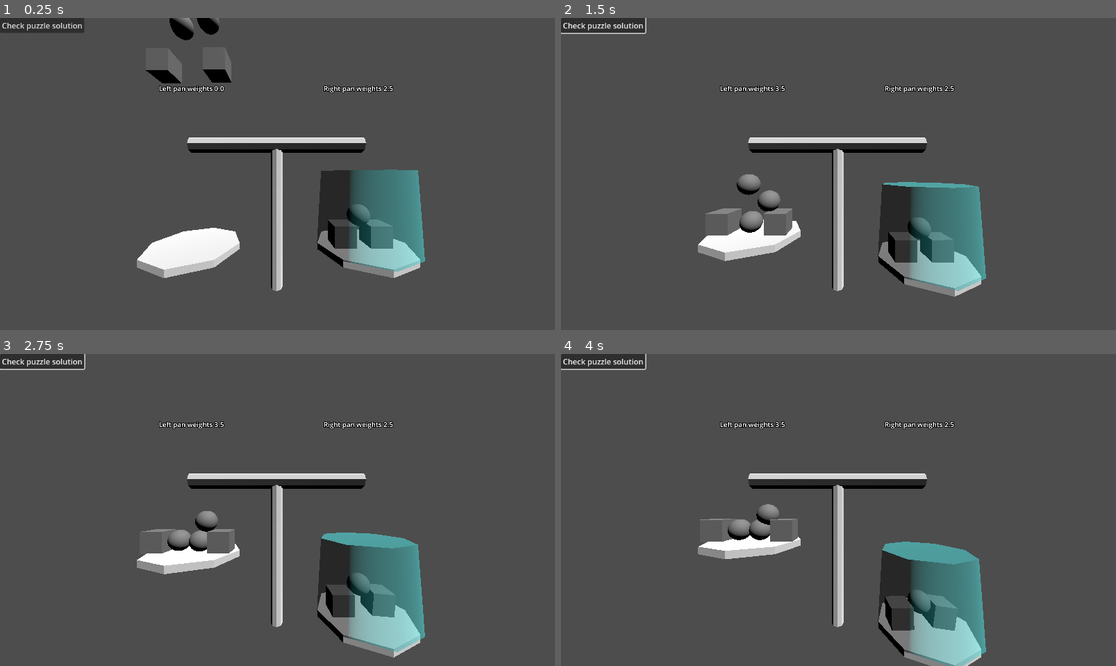
Above: before the commit, frames 1-4 (two rows, left to right).
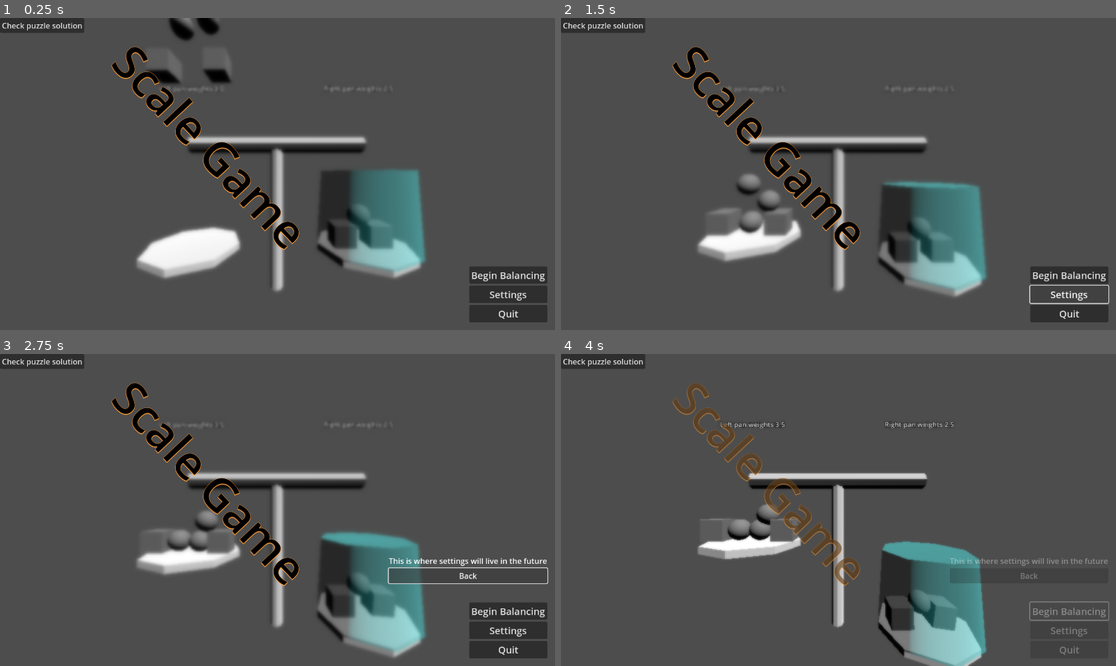
Above: after the commit, the same moments.

Repository: camd67/scale-game
Game: Godot game, scene res://scene/main/main.tscn
Two runs of this game, one before a commit and one after it. Both use one fixed random seed, a clock stepped at 60 frames per second and the inputs below. This scene is started directly instead of the project's main scene.
Inputs (mouse positions are in pixels of both pictures, inside the frame that each line leads up to):
- Up to frame 1 (0.25 s): no input
- Up to frame 2 (1.5 s): click "Check puzzle solution" at 0.5 s; click (1071, 295) at 1.25 s, where only the run after the commit has a clickable "Settings"
- Up to frame 3 (2.75 s): click (466, 575) at 2 s, where only the run after the commit has a clickable "Back"
- Up to frame 4 (4 s): click (1071, 609) at 2.75 s, where only the run after the commit has a clickable "Begin Balancing"; click (1071, 609) at 3.5 s, where only the run after the commit has a clickable "Begin Balancing"

The runs differ from the first frame. In frame 1, 7.1% of the frame differs, in the area x 20-99%, y 0-98%; in frame 2, 6.8%; in frame 3, 8.1%, in the area x 0-99%, y 0-98%; in frame 4, 3.9%.

Commit message:
Add main menu

Diff:
--- a/scene/main/main.tscn
+++ b/scene/main/main.tscn
@@ -1,11 +1,14 @@
-[gd_scene load_steps=5 format=3 uid="uid://co1nhvml5ve6y"]
+[gd_scene load_steps=6 format=3 uid="uid://co1nhvml5ve6y"]
 
 [ext_resource type="PackedScene" uid="uid://ce6b0dfduypqr" path="res://scene/scale/scale.tscn" id="1_ceiqc"]
+[ext_resource type="PackedScene" uid="uid://dhgqdwpcy37iw" path="res://scene/ui/main_menu/main_menu.tscn" id="1_x18xv"]
 [ext_resource type="PackedScene" uid="uid://dbr2vgtnsucf0" path="res://scene/grabber/grabber.tscn" id="2_ygo0o"]
 [ext_resource type="PackedScene" uid="uid://4ej2b1sscx27" path="res://scene/draggable_entities/debug_box/debug_box.tscn" id="3_ohibm"]
 [ext_resource type="PackedScene" uid="uid://d3pwgvo15efba" path="res://scene/draggable_entities/debug_sphere/debug_sphere.tscn" id="4_oldih"]
 
 [node name="Main" type="Node3D"]
+
+[node name="MainMenu" parent="." instance=ExtResource("1_x18xv")]
 
 [node name="Grabber" parent="." node_paths=PackedStringArray("camera") instance=ExtResource("2_ygo0o")]
 camera = NodePath("../Camera3D")
--- /dev/null
+++ b/scene/ui/main_menu/main_menu.gd
@@ -0,0 +1,15 @@
+extends Control
+
+@onready var animation_player: AnimationPlayer = $AnimationPlayer
+
+
+func _on_play_button_pressed() -> void:
+	animation_player.play("remove_main_menu")
+
+
+func _on_settings_button_pressed() -> void:
+	animation_player.play("settings_in")
+
+
+func _on_quit_button_pressed() -> void:
+	get_tree().quit()
--- /dev/null
+++ b/scene/ui/main_menu/main_menu.gdshader
@@ -0,0 +1,36 @@
+shader_type canvas_item;
+
+uniform sampler2D SCREEN_TEXTURE : hint_screen_texture;
+uniform float strength = 3.0;
+uniform float lod: hint_range(0.0, 5) = 0.0;
+
+vec4 blur_size(sampler2D tex,vec2 fragCoord, vec2 pixelSize) {
+	// This was not working well when animated
+    vec4 color = vec4(0.,0.,0.,0.);
+
+    vec2 pixel = fragCoord/pixelSize;
+    int x_min = max(int(pixel.x-strength), 0);
+    int x_max = min(int(pixel.x+strength), int(1./pixelSize.x));
+    int y_min = max(int(pixel.y-strength), 0);
+    int y_max = min(int(pixel.y+strength), int(1./pixelSize.y));
+
+    int count =0;
+
+    // Sum the pixels colors
+    for(int x=x_min; x <= x_max; x++) {
+        for(int y = y_min; y <= y_max; y++) {
+            color += texture(tex, vec2(float(x), float(y)) * pixelSize);
+            count++;
+        }
+    }
+
+    // Divide the color by the number of colors you summed up
+    color /= float(count);
+
+    return color;
+}
+
+void fragment() {
+    //COLOR = blur_size(SCREEN_TEXTURE,SCREEN_UV,SCREEN_PIXEL_SIZE);
+	COLOR = texture(SCREEN_TEXTURE, SCREEN_UV, lod);
+}
--- /dev/null
+++ b/scene/ui/main_menu/main_menu.tscn
@@ -0,0 +1,211 @@
+[gd_scene load_steps=8 format=3 uid="uid://dhgqdwpcy37iw"]
+
+[ext_resource type="Script" path="res://scene/ui/main_menu/main_menu.gd" id="1_ay1vl"]
+[ext_resource type="Shader" path="res://scene/ui/main_menu/main_menu.gdshader" id="2_lsi7y"]
+
+[sub_resource type="Animation" id="Animation_c48ut"]
+length = 0.001
+tracks/0/type = "value"
+tracks/0/imported = false
+tracks/0/enabled = true
+tracks/0/path = NodePath(".:modulate")
+tracks/0/interp = 1
+tracks/0/loop_wrap = true
+tracks/0/keys = {
+"times": PackedFloat32Array(0),
+"transitions": PackedFloat32Array(1),
+"update": 0,
+"values": [Color(1, 1, 1, 1)]
+}
+tracks/1/type = "value"
+tracks/1/imported = false
+tracks/1/enabled = true
+tracks/1/path = NodePath("ColorRect:material:shader_parameter/lod")
+tracks/1/interp = 1
+tracks/1/loop_wrap = true
+tracks/1/keys = {
+"times": PackedFloat32Array(0),
+"transitions": PackedFloat32Array(1),
+"update": 0,
+"values": [1.5]
+}
+tracks/2/type = "bezier"
+tracks/2/imported = false
+tracks/2/enabled = true
+tracks/2/path = NodePath("MarginContainer/FullMenuVBox/SettingsMargin:theme_override_constants/margin_right")
+tracks/2/interp = 1
+tracks/2/loop_wrap = true
+tracks/2/keys = {
+"handle_modes": PackedInt32Array(0),
+"points": PackedFloat32Array(-500, -0.25, 0, 0.25, 0),
+"times": PackedFloat32Array(0)
+}
+
+[sub_resource type="Animation" id="Animation_e358b"]
+resource_name = "remove_main_menu"
+length = 2.5
+step = 0.1
+tracks/0/type = "value"
+tracks/0/imported = false
+tracks/0/enabled = true
+tracks/0/path = NodePath(".:modulate")
+tracks/0/interp = 2
+tracks/0/loop_wrap = true
+tracks/0/keys = {
+"times": PackedFloat32Array(0, 2),
+"transitions": PackedFloat32Array(1, 1),
+"update": 0,
+"values": [Color(1, 1, 1, 1), Color(1, 1, 1, 0)]
+}
+tracks/1/type = "method"
+tracks/1/imported = false
+tracks/1/enabled = true
+tracks/1/path = NodePath(".")
+tracks/1/interp = 1
+tracks/1/loop_wrap = true
+tracks/1/keys = {
+"times": PackedFloat32Array(2.5),
+"transitions": PackedFloat32Array(1),
+"values": [{
+"args": [],
+"method": &"queue_free"
+}]
+}
+tracks/2/type = "value"
+tracks/2/imported = false
+tracks/2/enabled = true
+tracks/2/path = NodePath("ColorRect:material:shader_parameter/lod")
+tracks/2/interp = 1
+tracks/2/loop_wrap = true
+tracks/2/keys = {
+"times": PackedFloat32Array(0, 2),
+"transitions": PackedFloat32Array(1, 1),
+"update": 0,
+"values": [1.5, 0.0]
+}
+
+[sub_resource type="Animation" id="Animation_26jtx"]
+resource_name = "settings_in"
+length = 1.5
+step = 0.1
+tracks/0/type = "bezier"
+tracks/0/imported = false
+tracks/0/enabled = true
+tracks/0/path = NodePath("MarginContainer/FullMenuVBox/SettingsMargin:theme_override_constants/margin_right")
+tracks/0/interp = 1
+tracks/0/loop_wrap = true
+tracks/0/keys = {
+"handle_modes": PackedInt32Array(0, 0, 0),
+"points": PackedFloat32Array(-500, -0.25, 0, 0.25, 0, 54, -0.166667, 0, 0.133333, 0, 0, -0.259252, -41, 0, 0),
+"times": PackedFloat32Array(0, 0.5, 0.9)
+}
+
+[sub_resource type="AnimationLibrary" id="AnimationLibrary_a4f3x"]
+_data = {
+"RESET": SubResource("Animation_c48ut"),
+"remove_main_menu": SubResource("Animation_e358b"),
+"settings_in": SubResource("Animation_26jtx")
+}
+
+[sub_resource type="ShaderMaterial" id="ShaderMaterial_titru"]
+shader = ExtResource("2_lsi7y")
+shader_parameter/strength = 3.0
+shader_parameter/lod = 1.5
+
+[node name="MainMenu" type="Control"]
+layout_mode = 3
+anchors_preset = 15
+anchor_right = 1.0
+anchor_bottom = 1.0
+grow_horizontal = 2
+grow_vertical = 2
+script = ExtResource("1_ay1vl")
+
+[node name="AnimationPlayer" type="AnimationPlayer" parent="."]
+libraries = {
+"": SubResource("AnimationLibrary_a4f3x")
+}
+
+[node name="ColorRect" type="ColorRect" parent="."]
+material = SubResource("ShaderMaterial_titru")
+layout_mode = 1
+anchors_preset = 15
+anchor_right = 1.0
+anchor_bottom = 1.0
+grow_horizontal = 2
+grow_vertical = 2
+
+[node name="MarginContainer" type="MarginContainer" parent="."]
+layout_mode = 1
+anchors_preset = 3
+anchor_left = 1.0
+anchor_top = 1.0
+anchor_right = 1.0
+anchor_bottom = 1.0
+offset_left = -70.0
+offset_top = -101.0
+grow_horizontal = 0
+grow_vertical = 0
+theme_override_constants/margin_right = 16
+theme_override_constants/margin_bottom = 16
+
+[node name="FullMenuVBox" type="VBoxContainer" parent="MarginContainer"]
+layout_mode = 2
+
+[node name="SettingsMargin" type="MarginContainer" parent="MarginContainer/FullMenuVBox"]
+layout_mode = 2
+theme_override_constants/margin_right = -500
+
+[node name="Settings Section" type="VBoxContainer" parent="MarginContainer/FullMenuVBox/SettingsMargin"]
+layout_mode = 2
+size_flags_horizontal = 8
+
+[node name="Label" type="Label" parent="MarginContainer/FullMenuVBox/SettingsMargin/Settings Section"]
+layout_mode = 2
+text = "This is where settings will live in the future"
+
+[node name="SettingsBackButton" type="Button" parent="MarginContainer/FullMenuVBox/SettingsMargin/Settings Section"]
+layout_mode = 2
+text = "Back"
+
+[node name="Spacer" type="Control" parent="MarginContainer/FullMenuVBox"]
+custom_minimum_size = Vector2(0, 32)
+layout_mode = 2
+
+[node name="Main Section" type="VBoxContainer" parent="MarginContainer/FullMenuVBox"]
+layout_mode = 2
+size_flags_horizontal = 8
+
+[node name="PlayButton" type="Button" parent="MarginContainer/FullMenuVBox/Main Section"]
+layout_mode = 2
+theme_override_font_sizes/font_size = 20
+text = "Begin Balancing"
+
+[node name="SettingsButton" type="Button" parent="MarginContainer/FullMenuVBox/Main Section"]
+layout_mode = 2
+theme_override_font_sizes/font_size = 20
+text = "Settings"
+
+[node name="QuitButton" type="Button" parent="MarginContainer/FullMenuVBox/Main Section"]
+layout_mode = 2
+theme_override_font_sizes/font_size = 20
+text = "Quit"
+
+[node name="Title" type="Label" parent="."]
+layout_mode = 0
+offset_left = 302.0
+offset_top = 26.0
+offset_right = 838.0
+offset_bottom = 158.0
+rotation = 0.817107
+theme_override_colors/font_color = Color(0, 0, 0, 1)
+theme_override_colors/font_shadow_color = Color(1, 0.612122, 0.199219, 1)
+theme_override_colors/font_outline_color = Color(1, 0.612122, 0.199219, 1)
+theme_override_constants/outline_size = 2
+theme_override_constants/shadow_outline_size = 2
+theme_override_font_sizes/font_size = 96
+text = "Scale Game"
+
+[connection signal="pressed" from="MarginContainer/FullMenuVBox/Main Section/PlayButton" to="." method="_on_play_button_pressed"]
+[connection signal="pressed" from="MarginContainer/FullMenuVBox/Main Section/SettingsButton" to="." method="_on_settings_button_pressed"]
+[connection signal="pressed" from="MarginContainer/FullMenuVBox/Main Section/QuitButton" to="." method="_on_quit_button_pressed"]
